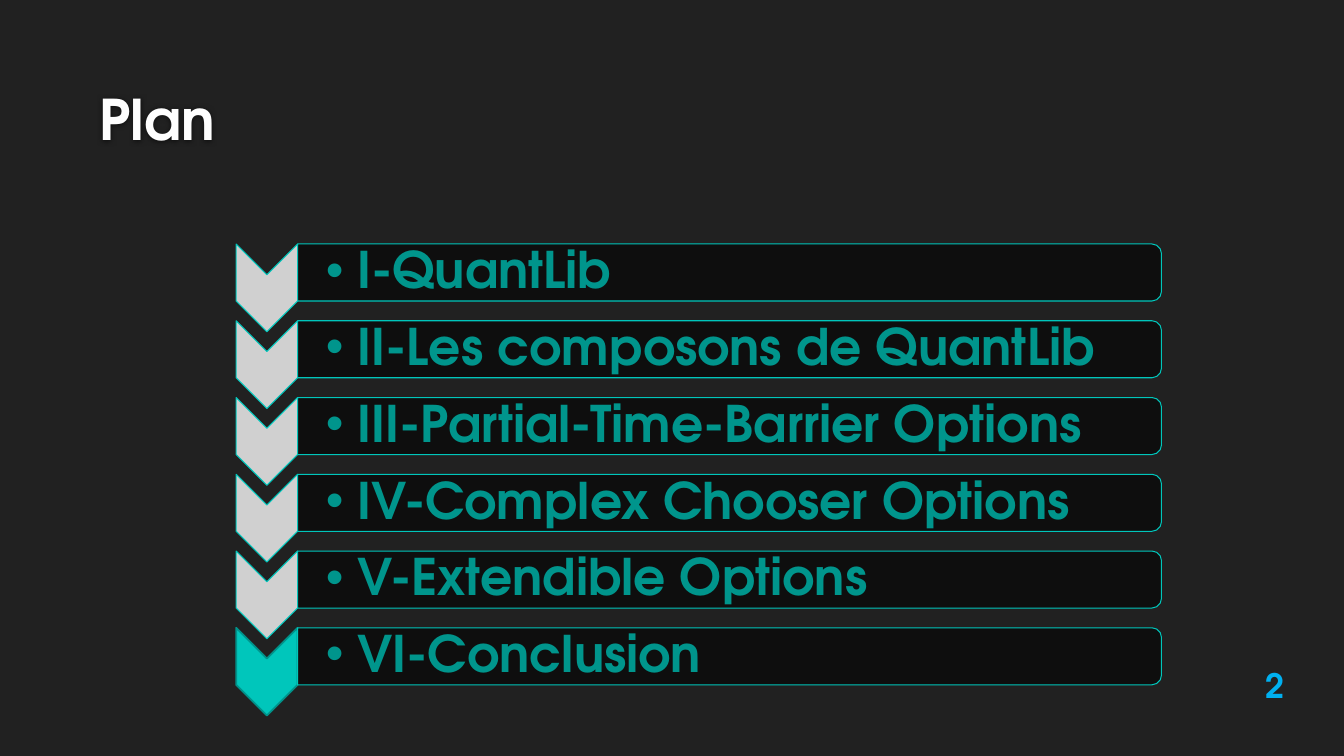
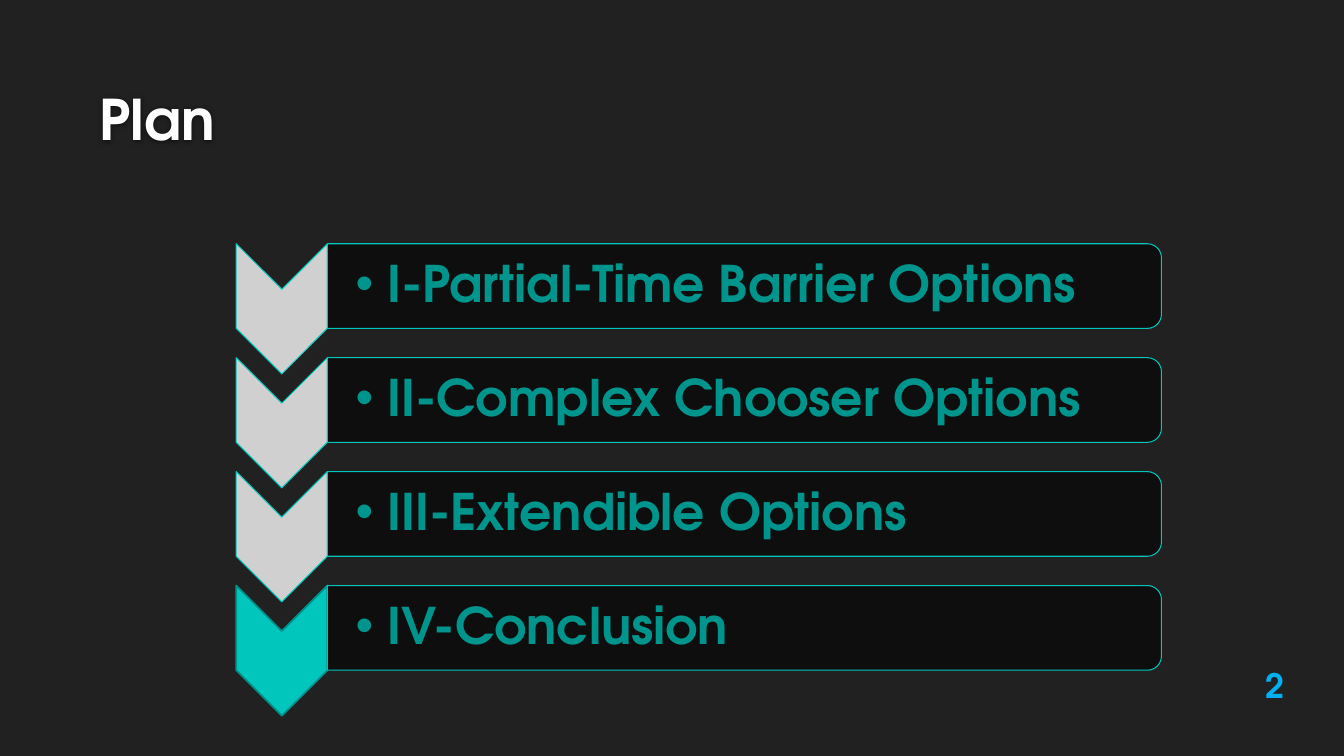
Before and after one commit to Ayadi07/Quantlib, a slide deck: slide 2 of report and presentation/QuantLib1.3 16-01-2014-modified version.pptx. Drawn at 1344x756 pixels with LibreOffice and Linux fonts; fonts in the diff are those of the drawing; grey boxes stand for pictures; background and template pictures are left out. Boxes give left, top, right and bottom in pixels: in the first picture for what was removed or moved away, otherwise in the second. Text is boxed around its words. In the diff, an @@ line names an element or a change of style, - is before the commit and + after.

```diff
--- a/report and presentation/QuantLib1.3 16-01-2014-modified version.pptx
+++ b/report and presentation/QuantLib1.3 16-01-2014-modified version.pptx
@@ picture added at box(236, 243, 327, 374) @@
@@ round same rect: place and size @@
-round same rect at box(297, 244, 1162, 301)
+round same rect at box(328, 243, 1162, 328)
@@ text at box(387, 263, 1075, 312): text changed @@
-  •• III-Partial-Time-Barrier Options
+  •• I-Partial-Time Barrier Options
@@ picture added at box(236, 357, 327, 487) @@
@@ round same rect: place and size @@
-round same rect at box(297, 397, 1162, 455)
+round same rect at box(328, 357, 1162, 442)
@@ text at box(387, 377, 1080, 426): text changed @@
-  •• IV-Complex Chooser Options
+  •• II-Complex Chooser Options
@@ picture added at box(236, 471, 327, 601) @@
@@ round same rect: place and size @@
-round same rect at box(297, 474, 1162, 531)
+round same rect at box(328, 471, 1162, 556)
@@ text at box(387, 491, 906, 540): text changed @@
-  •• V-Extendible Options
+  •• III-Extendible Options
@@ group removed at box(236, 243, 1162, 639): 5 pictures, 2 texts, 2 round same rects @@
-  •• I-QuantLib
-  •• II-Les composons de QuantLib
@@ chevron: place and size @@
-chevron at box(236, 628, 297, 716)
+chevron at box(236, 585, 327, 715)
@@ round same rect: place and size @@
-round same rect at box(297, 628, 1162, 686)
+round same rect at box(328, 585, 1162, 670)
@@ text at box(387, 605, 728, 645): text changed @@
-  •• VI-Conclusion
+  •• IV-Conclusion
```
Also in this commit, not shown: 22 other slides changed, 1 slide removed, 1 other file.
